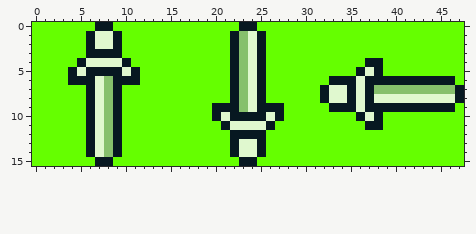
Pixel-art sprite: assets/sprites/spells/spell-dagger.png. The first picture shows the starting point.
The file is 48x16 pixels.
And afterwards:
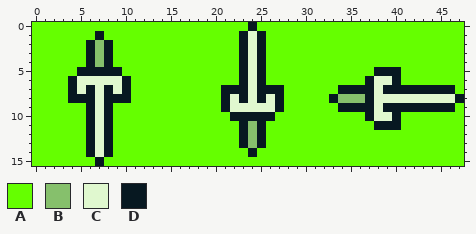
Palette (. is transparent): A #65ff00  B #86c06c  C #e0f8cf  D #071821
Edits made:
@@ x 0..47 @@
- 0 AAAAAAADDAAAAAAAAAAAAAADDAAAAAAAAAAAAAAAAAAAAAAA
- 1 AAAAAADCCDAAAAAAAAAAAADBCDAAAAAAAAAAAAAAAAAAAAAA
- 2 AAAAAADCCDAAAAAAAAAAAADBCDAAAAAAAAAAAAAAAAAAAAAA
- 3 AAAAAADDDDAAAAAAAAAAAADBCDAAAAAAAAAAAAAAAAAAAAAA
- 4 AAAAADCCCCDAAAAAAAAAAADBCDAAAAAAAAAAADDAAAAAAAAA
- 5 AAAADCDDDDCDAAAAAAAAAADBCDAAAAAAAAAADCDAAAAAAAAA
- 6 AAAADDDCBDDDAAAAAAAAAADBCDAAAAAAADDDCDDDDDDDDDDA
- 7 AAAAAADCBDAAAAAAAAAAAADBCDAAAAAADCCDCDBBBBBBBBBD
- 8 AAAAAADCBDAAAAAAAAAAAADBCDAAAAAADCCDCDCCCCCCCCCD
- 9 AAAAAADCBDAAAAAAAAAADDDBCDDDAAAAADDDCDDDDDDDDDDA
-10 AAAAAADCBDAAAAAAAAAADCDDDDCDAAAAAAAADCDAAAAAAAAA
-11 AAAAAADCBDAAAAAAAAAAADCCCCDAAAAAAAAAADDAAAAAAAAA
-12 AAAAAADCBDAAAAAAAAAAAADDDDAAAAAAAAAAAAAAAAAAAAAA
-13 AAAAAADCBDAAAAAAAAAAAADCCDAAAAAAAAAAAAAAAAAAAAAA
-14 AAAAAADCBDAAAAAAAAAAAADCCDAAAAAAAAAAAAAAAAAAAAAA
-15 AAAAAAADDAAAAAAAAAAAAAADDAAAAAAAAAAAAAAAAAAAAAAA
+ 0 AAAAAAAAAAAAAAAAAAAAAAAADAAAAAAAAAAAAAAAAAAAAAAA
+ 1 AAAAAAADAAAAAAAAAAAAAAADCDAAAAAAAAAAAAAAAAAAAAAA
+ 2 AAAAAADBDAAAAAAAAAAAAAADCDAAAAAAAAAAAAAAAAAAAAAA
+ 3 AAAAAADBDAAAAAAAAAAAAAADCDAAAAAAAAAAAAAAAAAAAAAA
+ 4 AAAAAADBDAAAAAAAAAAAAAADCDAAAAAAAAAAAAAAAAAAAAAA
+ 5 AAAAADDDDDAAAAAAAAAAAAADCDAAAAAAAAAAAADDDAAAAAAA
+ 6 AAAADCCCCCDAAAAAAAAAAAADCDAAAAAAAAAAADCCDAAAAAAA
+ 7 AAAADCDCDCDAAAAAAAAAADDDCDDDAAAAAADDDDCDDDDDDDDA
+ 8 AAAADDDCDDDAAAAAAAAAADCDCDCDAAAAADBBBDCCCCCCCCCD
+ 9 AAAAAADCDAAAAAAAAAAAADCCCCCDAAAAAADDDDCDDDDDDDDA
+10 AAAAAADCDAAAAAAAAAAAAADDDDDAAAAAAAAAADCCDAAAAAAA
+11 AAAAAADCDAAAAAAAAAAAAAADBDAAAAAAAAAAAADDDAAAAAAA
+12 AAAAAADCDAAAAAAAAAAAAAADBDAAAAAAAAAAAAAAAAAAAAAA
+13 AAAAAADCDAAAAAAAAAAAAAADBDAAAAAAAAAAAAAAAAAAAAAA
+14 AAAAAADCDAAAAAAAAAAAAAAADAAAAAAAAAAAAAAAAAAAAAAA
+15 AAAAAAADAAAAAAAAAAAAAAAAAAAAAAAAAAAAAAAAAAAAAAAA
